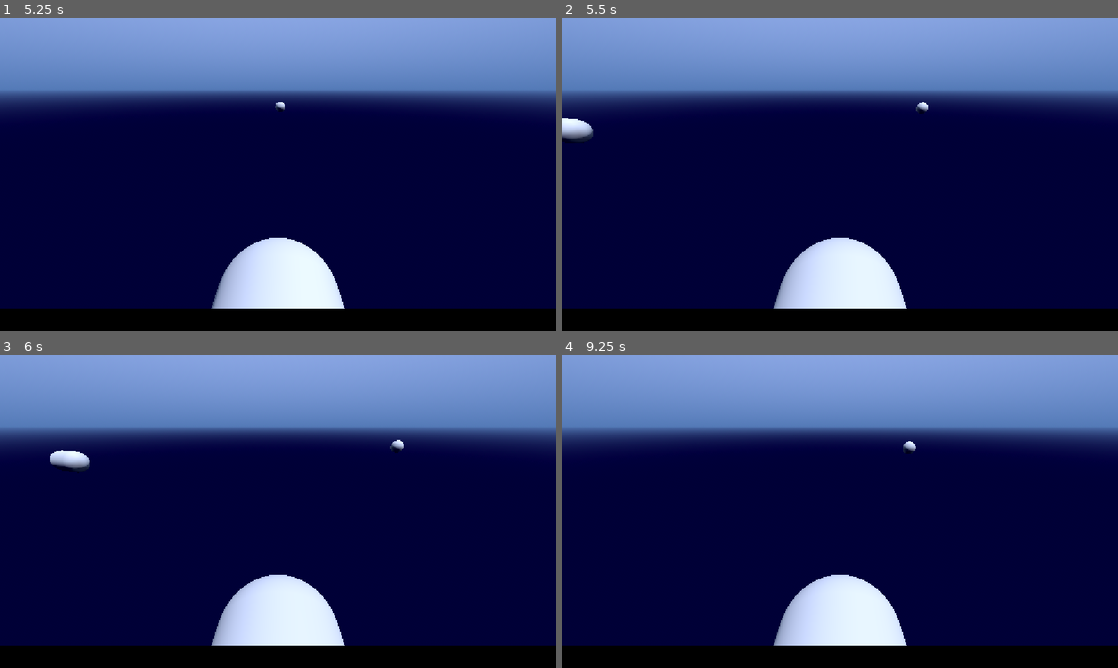
Above: before the commit, frames 1-4 (two rows, left to right).
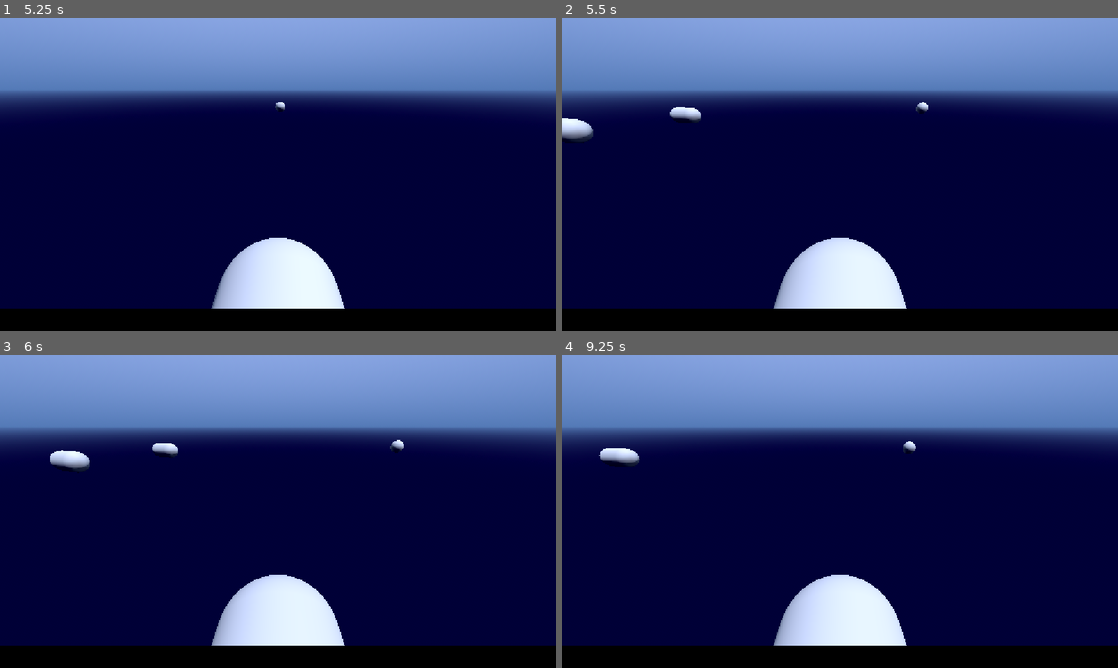
Above: after the commit, the same moments.

Repository: PeterDrake/yachtsinkers
Game: Godot game, scene res://yachtsinkers.tscn
Two runs of this game, one before a commit and one after it. Both use one fixed random seed, a clock stepped at 60 frames per second and the inputs below. Sound files missing from this copy of the repository are replaced by a short silence.
Inputs:
- Up to frame 1 (5.25 s): hold Right (right) 0.53-1.28 s; tap one key every 0.75 s from 0.6 s: 1 (bite) 2 (dive) Space (space) 1 (bite) 2 (dive) Space (space) 1 (bite); hold Left (left) 1.28-2.03 s; hold Right (right) 2.03-2.78 s; hold Up (forward) 2.78-3.53 s; hold Left (left) from 3.53 s (still down)
- Up to frame 2 (5.5 s): keep holding Left (left)
- Up to frame 3 (6 s): release Left (left) at 5.78 s; hold Right (right) from 5.78 s (still down); tap 2 (dive) at 5.85 s
- Up to frame 4 (9.25 s): release Right (right) at 6.53 s; hold Up (forward) 6.53-7.28 s; tap one key every 0.75 s from 6.6 s: Space (space) 1 (bite) 2 (dive) Space (space); hold Right (right) 7.28-8.03 s; hold Left (left) from 8.03 s (still down)

Frame 1 is identical in both runs. In frame 2, 0.2% of the frame differs, in the area x 19-25%, y 28-34%; in frame 3, 0.2%; in frame 4, 0.3%, in the area x 6-14%, y 29-36%.
Error in both runs: Out of bounds get index '0' (on base: 'PackedStringArray') (res://speech.gd:3)

Commit message:
Added Herbie

Diff:
--- a/orca.gd
+++ b/orca.gd
@@ -17,6 +17,8 @@
 		player.health += 5
 	elif my_name == "Mary":
 		player.dive_enabled = true
+	elif my_name == "Herbie":
+		player.speed = 500.0
 	await get_tree().create_timer(2.0).timeout
 	queue_free()
 
--- a/player.gd
+++ b/player.gd
@@ -1,11 +1,11 @@
 extends CharacterBody3D
 
-const SPEED := 250.0
 const ROTATION_SPEED := 1.5
 
 var degrees := 0
 var health := 5
 
+var speed := 250.0
 var ram_damage := 1
 var bite_enabled := false
 var dive_enabled := false
@@ -19,7 +19,7 @@
 	var rotation_direction := (transform.basis * Vector3(0, rotation_input, 0)).normalized()
 	rotation += rotation_direction * ROTATION_SPEED * delta
 	if Input.is_action_pressed("forward"):
-		velocity = global_transform.basis.z * SPEED * delta
+		velocity = global_transform.basis.z * speed * delta
 	else:
 		velocity = Vector3.ZERO
 	move_and_slide()
--- a/yachtsinkers.tscn
+++ b/yachtsinkers.tscn
@@ -88,6 +88,13 @@
 GLADIS: How’s that, Mary?
 MARY: As you approach the boat, press 2 to swim under it. The wave you make will wash over the boat, stopping the gunners for a while."
 
+[node name="HerbieOrca" parent="." unique_id=483332389 instance=ExtResource("6_o76c1")]
+transform = Transform3D(1, 0, 0, 0, 1, 0, 0, 0, 1, -7.389141, 0, 11.526627)
+text = "You found another orca!
+GLADIS: I wish I was as fast as you, Herbie!
+HERBIE: It’s all in the tail.
+Your speed has increased."
+
 [node name="Caption" type="Label" parent="." unique_id=1334498009]
 custom_minimum_size = Vector2(100, -1)
 anchors_preset = 12
